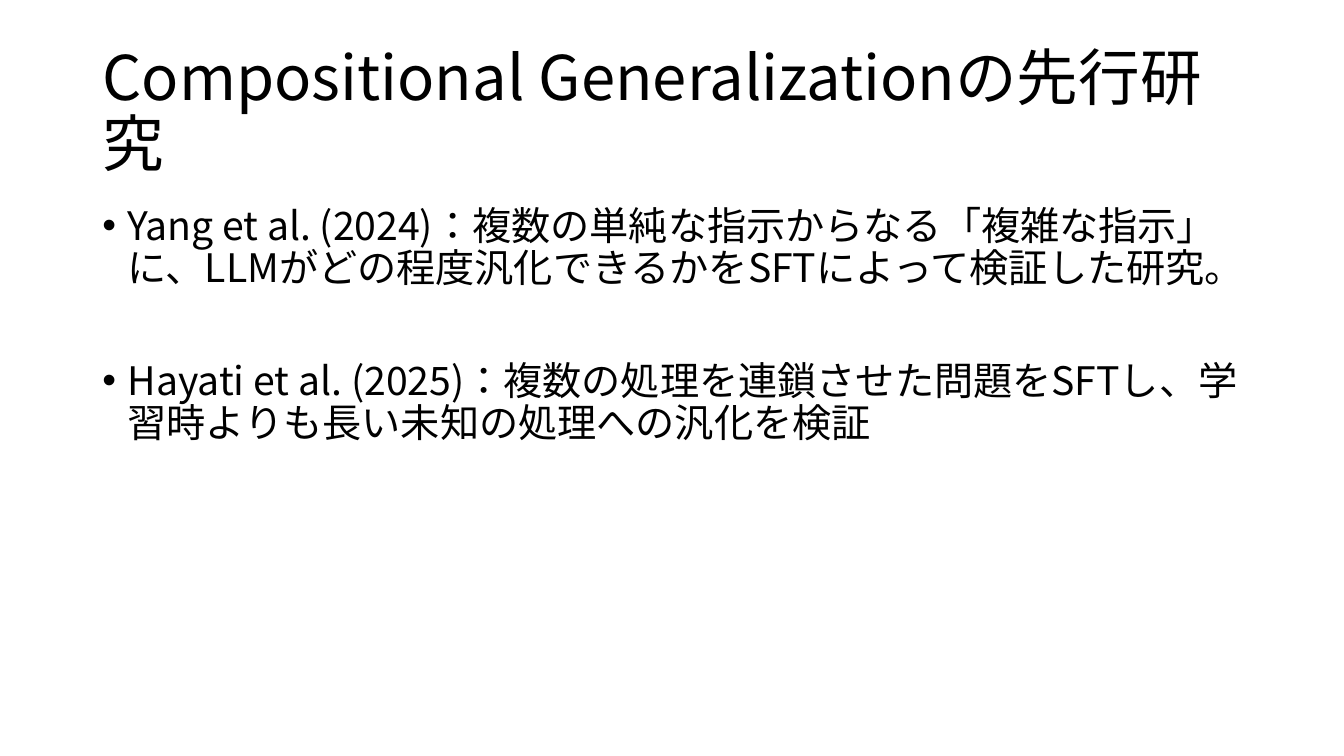
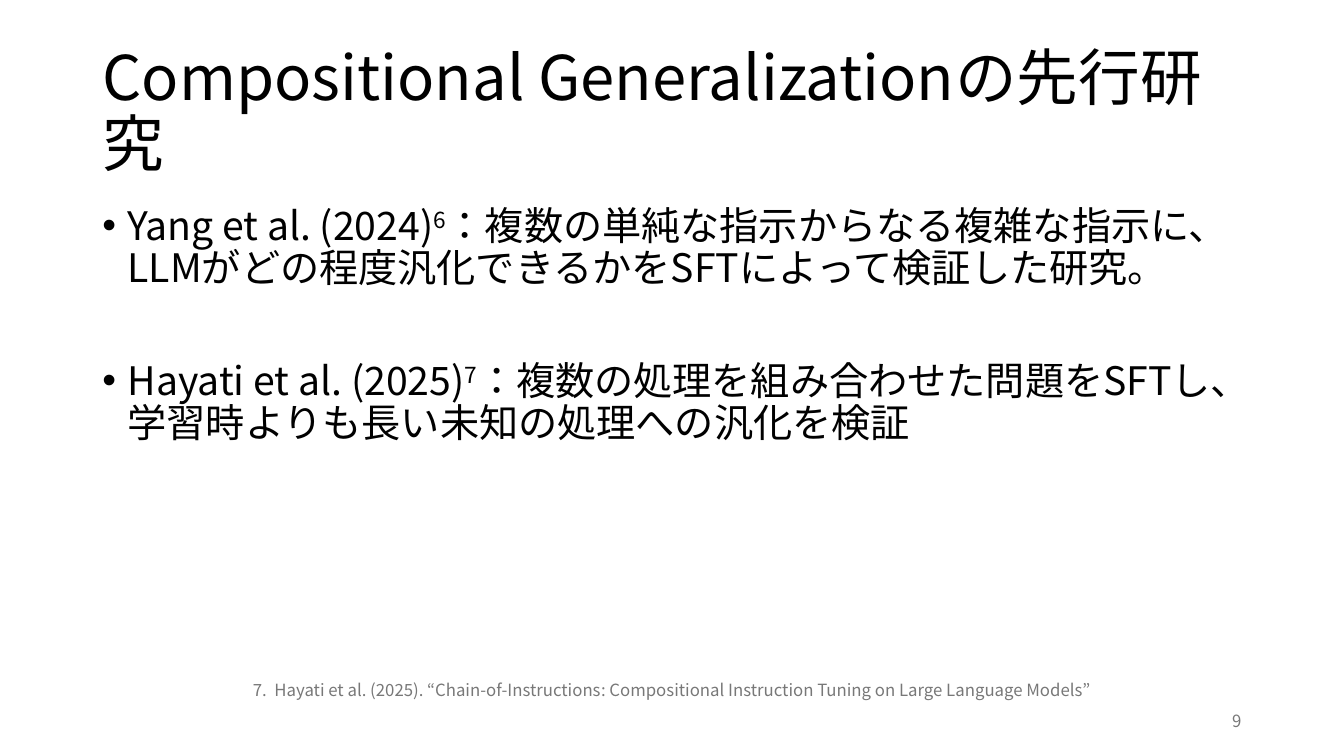
Before and after one commit to rollotea/array-task, a slide deck: slide 9 of 生成AIの追加学習による問題.pptx. Drawn at 1344x756 pixels with LibreOffice and Linux fonts; fonts in the diff are those of the drawing. Boxes give left, top, right and bottom in pixels: in the first picture for what was removed or moved away, otherwise in the second. Text is boxed around its words. In the diff, an @@ line names an element or a change of style, - is before the commit and + after.

```diff
--- a/生成AIの追加学習による問題.pptx
+++ b/生成AIの追加学習による問題.pptx
@@ text at <box>128,207,1250,441</box>: text changed @@
-• Yang et al. (2024)：複数の単純な指示からなる「複雑な指示」に、LLMがどの程度汎化できるかをSFTによって検証した研究。
-• Hayati et al. (2025)：複数の処理を連鎖させた問題をSFTし、学習時よりも長い未知の処理への汎化を検証
+• Yang et al. (2024)6：複数の単純な指示からなる複雑な指示に、LLMがどの程度汎化できるかをSFTによって検証した研究。
+• Hayati et al. (2025)7：複数の処理を組み合わせた問題をSFTし、学習時よりも長い未知の処理への汎化を検証
@@ text added at <box>253,682,1090,700</box>, 12 pt, text #797979 @@
+7. Hayati et al. (2025). “Chain-of-Instructions: Compositional Instruction Tuning on Large Language Models”
@@ page number added at <box>1232,714,1241,727</box>, 12 pt, text #797979 @@
+9
```
Also in this commit, not shown: 18 other slides changed, 5 slides added, 2 other files.
